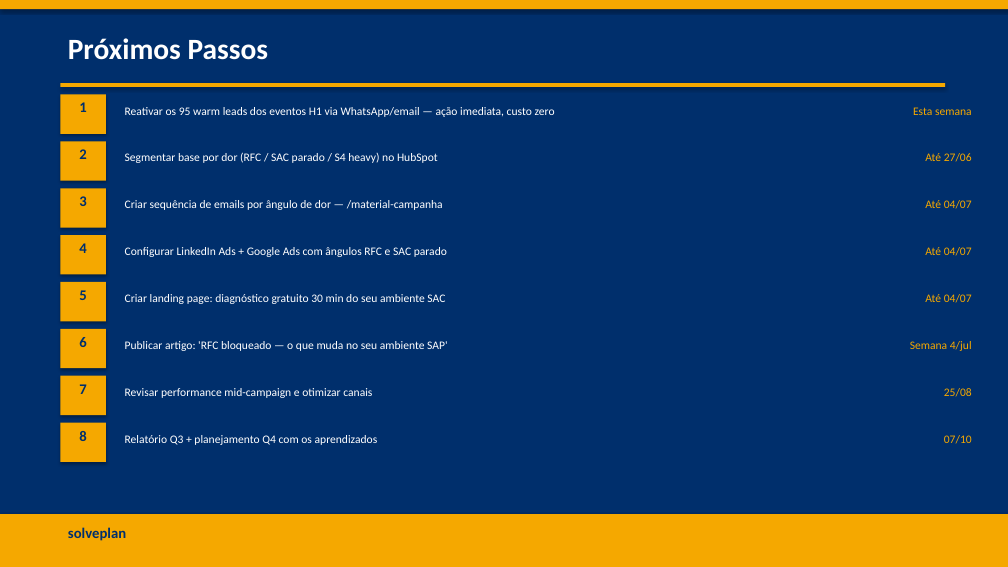
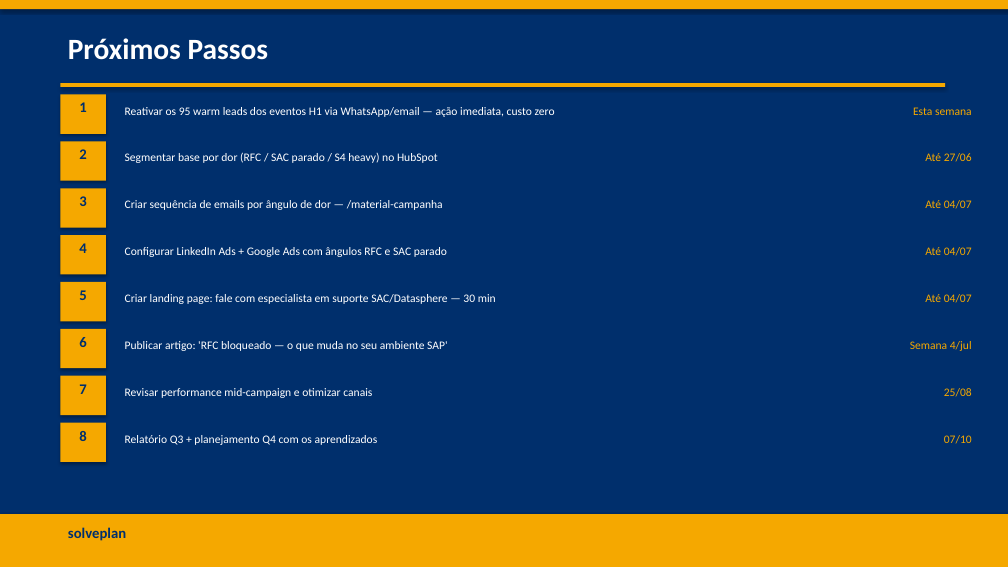
Before and after one commit to frsant96-gif/marketing-agents, a slide deck: slide 9 of marketing/campanhas/fabrica-de-analytics-q3-2026/Fabrica_Analytics_Q3_2026_Campanha.pptx. Drawn at 1008x567 pixels with LibreOffice and Linux fonts; fonts in the diff are those of the drawing. Boxes give left, top, right and bottom in pixels: in the first picture for what was removed or moved away, otherwise in the second. Text is boxed around its words. In the diff, an @@ line names an element or a change of style, - is before the commit and + after.

```diff
--- a/marketing/campanhas/fabrica-de-analytics-q3-2026/Fabrica_Analytics_Q3_2026_Campanha.pptx
+++ b/marketing/campanhas/fabrica-de-analytics-q3-2026/Fabrica_Analytics_Q3_2026_Campanha.pptx
@@ text at box(125, 294, 496, 304): text changed @@
-Criar landing page: diagnóstico gratuito 30 min do seu ambiente SAC
+Criar landing page: fale com especialista em suporte SAC/Datasphere — 30 min
```
Also in this commit, not shown: 4 other slides changed, 2 other files.
